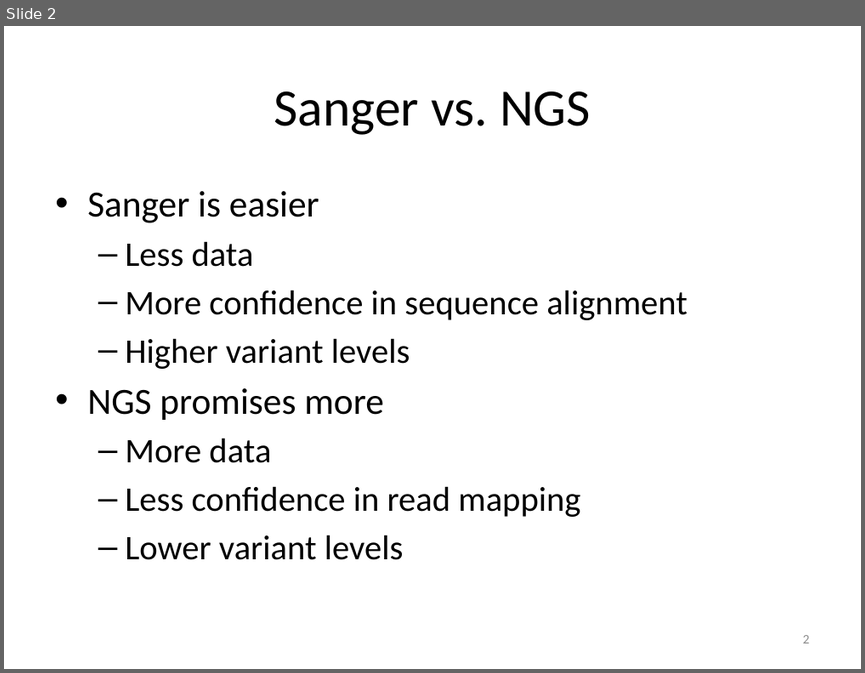
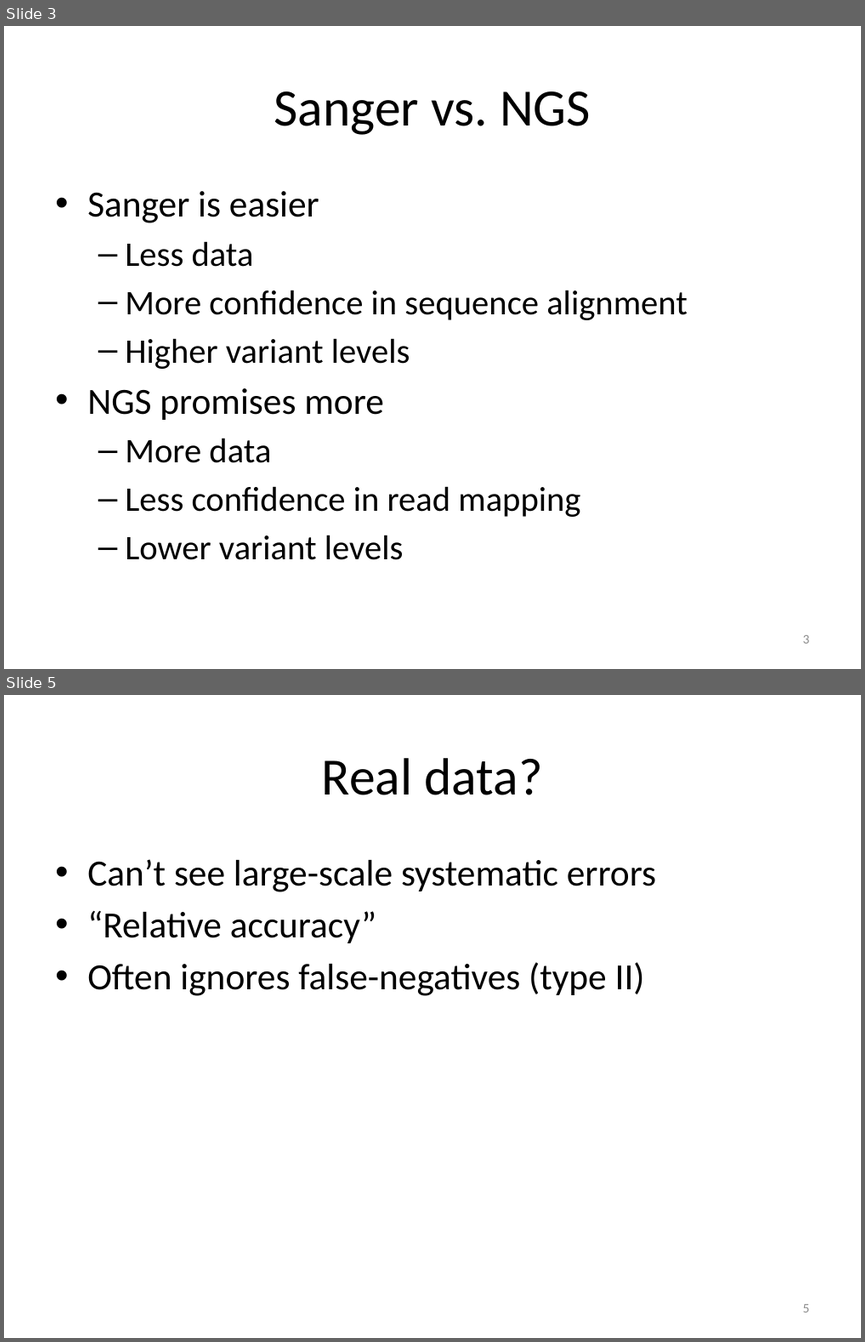
Before and after one commit to tsibley/Artifacts-in-NGS-variant-calling, a slide deck: Journal-Club-2015-01-20.pptx. Shown one above the other, each under a label of ours: slide 2 before the commit, slides 3 and 5 after it; the slides between them are not shown. The pictures are 865x673 and 865x1342 pixels, drawn with LibreOffice and Linux fonts; fonts in the diff are those of the drawing. Boxes give left, top, right and bottom in pixels: in the first picture for what was removed or moved away, otherwise in the second. Text is boxed around its words. In the diff, an @@ line names an element or a change of style, - is before the commit and + after.

```diff
--- a/Journal-Club-2015-01-20.pptx
+++ b/Journal-Club-2015-01-20.pptx
@@ slide 5 added at (x1=4, y1=695, x2=861, y2=1338), background #FFFFFF @@
@@ title added at (x1=322, y1=758, x2=542, y2=795), 44 pt, text #000000 @@
+Real data?
@@ text added at (x1=87, y1=859, x2=656, y2=996), 31 pt, text #000000 @@
+• Can’t see large-scale systematic errors
+• “Relative accuracy”
+• Often ignores false-negatives (type II)
@@ page number added at (x1=803, y1=1304, x2=810, y2=1312), 11 pt, text #8C8C8C @@
+5
@@ what was slide 2 is now slide 3 @@
@@ page number at (x1=803, y1=635, x2=810, y2=643): text changed @@
-2
+3
```
Also in this commit, not shown: 2 slides changed, 2 other slides added, 1 slide removed.
